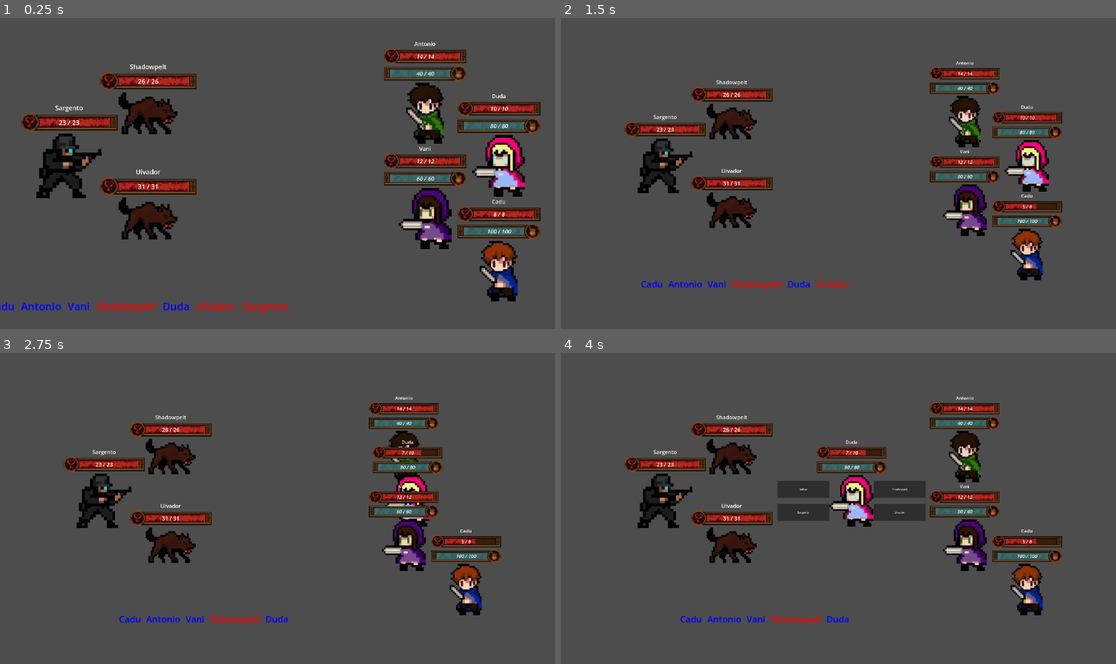
Above: before the commit, frames 1-4 (two rows, left to right).
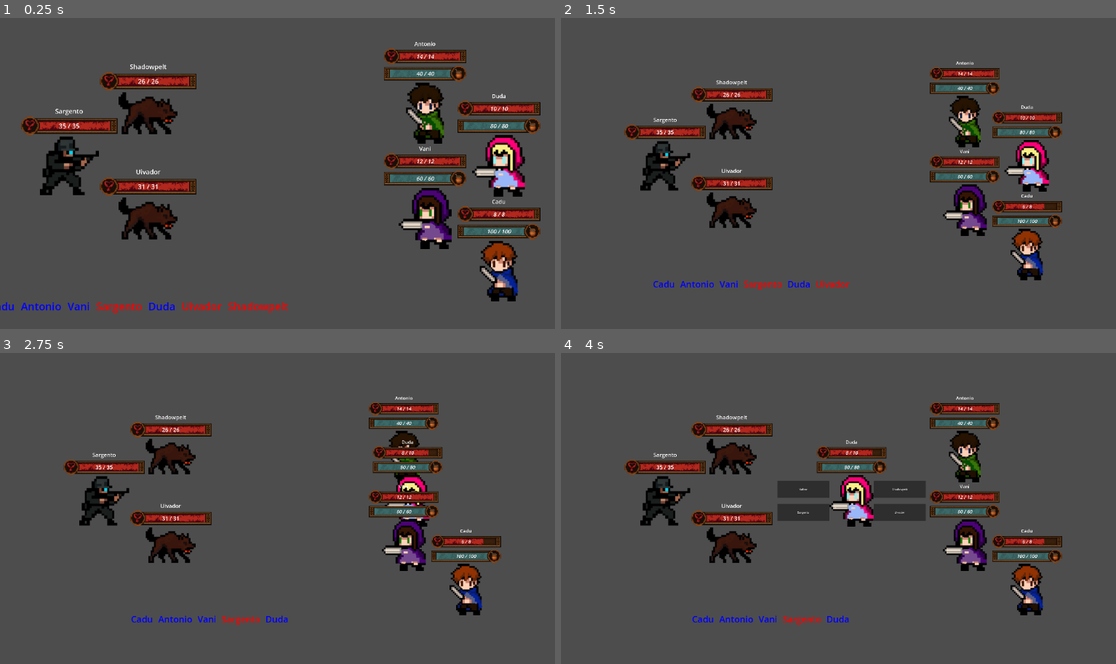
Above: after the commit, the same moments.

Repository: YuzuruTK/DarkSoulsMinusOne
Game: Godot game, scene res://Title/title.tscn
Same seed, same stepped clock (60 frames per second), same inputs: the game is played once before the commit and once after it. The project has no main scene, so this scene is started directly. The engine's default icon, where the game draws it, is replaced by a stand-in: a white triangle on a blue panel in a dark square.
Inputs:
- Up to frame 1 (0.25 s): no input
- Up to frame 2 (1.5 s): no input
- Up to frame 3 (2.75 s): tap Enter at 2 s
- Up to frame 4 (4 s): click "Atacar" at 3.5 s

The runs differ from the first frame. In frame 1, 2.1% of the frame differs, in the area x 3-52%, y 28-95%; in frame 2, 1.5%; in frame 3, 1.5%; in frame 4, 1.5%.

Commit message:
changes on Sprites call

Diff:
--- a/Battle/Enemy/enemy_generator.gd
+++ b/Battle/Enemy/enemy_generator.gd
@@ -24,19 +24,20 @@
 # Enemy sprite paths for each type
 const ENEMY_SPRITES = {
 	EnemyType.WOLF: "res://Sprites/enemies/wolf_0.png",
-	EnemyType.BIRD: ["res://Sprites/enemies/arara_0.png", "res://Sprites/enemies/tucano_0.png", "res://Sprites/enemies/want_want_0.png", "res://Sprites/enemies/bat_0.png"],
+	EnemyType.BIRD: ["res://Sprites/enemies/bird_0.png", "res://Sprites/enemies/bird_1.png", "res://Sprites/enemies/bird_2.png", "res://Sprites/enemies/bird_3.png"],
 	EnemyType.HOG: "res://Sprites/enemies/hog_0.png",
 	EnemyType.SKELETON: "res://Sprites/enemies/skeleton_0.png",
-	EnemyType.SOLDIER: "res://Sprites/enemies/soldier_0.png",
+	EnemyType.SOLDIER: ["res://Sprites/enemies/soldier_0.png", "res://Sprites/enemies/soldier_0.png"],
 	EnemyType.PHANTASM: "res://Sprites/enemies/phantasm_0.png",
-	EnemyType.ALIEN: "res://Sprites/enemies/bat_0.png", # Using bat as alien placeholder
+	EnemyType.ALIEN: ["res://Sprites/enemies/alien_0.png", "res://Sprites/enemies/alien_1.png"],
 	EnemyType.TIGER: "res://Sprites/enemies/tiger_0.png"
+
 }
 
 # Enemy name pools for each type
 const ENEMY_NAMES = {
 	EnemyType.WOLF: ["Nightfang", "Alpha", "Uivador", "Shadowpelt"],
-	EnemyType.BIRD: ["Stormcaller", "Harbinger", "Arara", "Tucano", "Want-Want"],
+	EnemyType.BIRD: ["Stormcaller", "Harbinger", "Stormbeak", "Penumbraçu", "Chirupluma"],
 	EnemyType.HOG: ["Tusker", "Razorback", "Grunter", "Caititu", "Queixada"],
 	EnemyType.SKELETON: ["Gravewalker", "Hollow", "Reaper", "Caveira", "Puro-Osso"],
 	EnemyType.SOLDIER: ["Ironheart", "Sentinel", "Vanguard", "Brigadeiro", "Sargento", "Jagunço", "Milico", "Jorge"],
@@ -47,14 +48,14 @@
 
 # Base stats for each enemy type - BALANCED VERSION
 const BASE_STATS = {
-	EnemyType.WOLF: {"max_h": 30, "atk_dam": 5, "init_range": [2, 6]}, # Aggressive brute - HP increased
-	EnemyType.BIRD: {"max_h": 18, "atk_dam": 4, "init_range": [3, 9]}, # Fast annoyance - HP & damage increased
-	EnemyType.HOG: {"max_h": 25, "atk_dam": 4, "init_range": [1, 4]}, # Tanky slow beast - HP & damage increased
-	EnemyType.SKELETON: {"max_h": 22, "atk_dam": 4, "init_range": [4, 9]}, # Agile and smart - HP increased
-	EnemyType.SOLDIER: {"max_h": 28, "atk_dam": 4, "init_range": [5, 10]}, # Tactical, average all - HP increased
-	EnemyType.PHANTASM: {"max_h": 24, "atk_dam": 4, "init_range": [5, 10]}, # Magic-like threat - HP increased
-	EnemyType.ALIEN: {"max_h": 32, "atk_dam": 6, "init_range": [3, 7]}, # High damage threat - HP increased
-	EnemyType.TIGER: {"max_h": 20, "atk_dam": 5, "init_range": [6, 12]}, # Ambusher - HP & damage increased
+	EnemyType.WOLF: {"max_h": 20, "atk_dam": 3, "init_range": [2, 4]}, # Aggressive brute - HP increased
+	EnemyType.BIRD: {"max_h": 18, "atk_dam": 2, "init_range": [3, 9]}, # Fast annoyance - HP & damage increased
+	EnemyType.HOG: {"max_h": 25, "atk_dam": 2, "init_range": [1, 4]}, # Tanky slow beast - HP & damage increased
+	EnemyType.SKELETON: {"max_h": 22, "atk_dam": 2, "init_range": [3, 9]}, # Agile and smart - HP increased
+	EnemyType.SOLDIER: {"max_h": 28, "atk_dam": 2, "init_range": [1, 5]}, # Tactical, average all - HP increased
+	EnemyType.PHANTASM: {"max_h": 24, "atk_dam": 2, "init_range": [1, 5]}, # Magic-like threat - HP increased
+	EnemyType.ALIEN: {"max_h": 19, "atk_dam": 3, "init_range": [1, 3]}, # High damage threat - HP increased
+	EnemyType.TIGER: {"max_h": 20, "atk_dam": 4, "init_range": [6, 12]}, # Ambusher - HP & damage increased
 }
 
 # Difficulty multipliers - BALANCED VERSION
@@ -105,35 +106,33 @@
 	return enemy_data
 
 ## Generates a group of random enemies
-func generate_enemy_group(group_size: int, difficulty: Difficulty = Difficulty.NORMAL, balance_types: bool = true) -> Array[Dictionary]:
+func generate_enemy_group(group_size: int,random: bool, enemy_types: Array[EnemyType] = [EnemyType.BIRD], difficulty: Difficulty = Difficulty.NORMAL) -> Array[Dictionary]:
 	var enemies: Array[Dictionary] = []
 
-	if balance_types and group_size > 1:
-		# Ensure variety in enemy types
-		var types_to_use = _select_balanced_types(group_size)
-		var enemy_names = {}
-		for i in range(group_size):
-			var enemy_type = types_to_use[i % types_to_use.size()]
-			var enemy = generate_enemy_of_type(enemy_type, difficulty)
+	var types_to_use
+	if random:
+		types_to_use = _select_balanced_types(group_size)
+	else:
+		types_to_use = enemy_types
+	var enemy_names = {}
+	for i in range(group_size):
+			var type = types_to_use[i % types_to_use.size()]
+			var enemy = generate_enemy_of_type(type, difficulty)
 			if enemy.name in enemy_names:
 				enemy_names[enemy.name] += 1
 				enemy.name += " " + str(enemy_names[enemy.name])
 			else:
 				enemy_names[enemy.name] = 1
 			enemies.append(enemy)
-	else:
-		# Completely random
-		for i in range(group_size):
-			enemies.append(generate_random_enemy(difficulty))
 
 	return enemies
 
 ## Generates enemies based on player level/power
 func generate_scaled_enemies(player_count: int, average_player_level: int) -> Array[Dictionary]:
-	var difficulty = _determine_difficulty_from_level(average_player_level)
+	#var difficulty = _determine_difficulty_from_level(average_player_level)
 	var enemy_count = _calculate_enemy_count(player_count, average_player_level)
 
-	return generate_enemy_group(enemy_count, difficulty, true)
+	return generate_enemy_group(enemy_count, true)
 
 ## Generates a boss enemy
 func generate_boss_enemy(difficulty: Difficulty = Difficulty.HARD) -> Dictionary:
--- a/Battle/Items/items_management.gd
+++ b/Battle/Items/items_management.gd
@@ -7,8 +7,8 @@
 		"chimarrao": {
 			"name": "Chimarrão",
 			"type": "mana_heal",
-			"value": 10,
-			"description": "Restaura 10 pontos de mana"
+			"value": 40,
+			"description": "Restaura 40 pontos de mana"
 		},
 		"churrasco": {
 			"name": "Churrasco",
Binary file added: Sprites/enemies/alien_0.png
Not shown, added: Sprites/enemies/alien_0.png.import
Binary file added: Sprites/enemies/alien_1.png
Not shown, added: Sprites/enemies/alien_1.png.import
Binary file removed: Sprites/enemies/arara_0.png
Binary file removed: Sprites/enemies/bat_0.png
Binary file added: Sprites/enemies/bird_0.png
Not shown, added: Sprites/enemies/bird_0.png.import
Binary file added: Sprites/enemies/bird_1.png
Not shown, added: Sprites/enemies/bird_1.png.import
Binary file added: Sprites/enemies/bird_2.png
Not shown, added: Sprites/enemies/bird_2.png.import
(and 12 more such lines)
